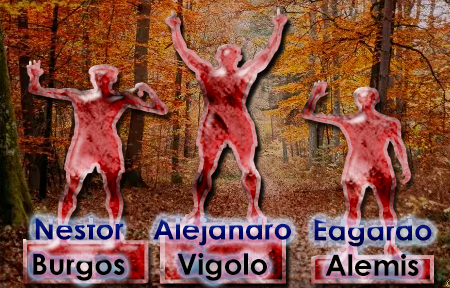
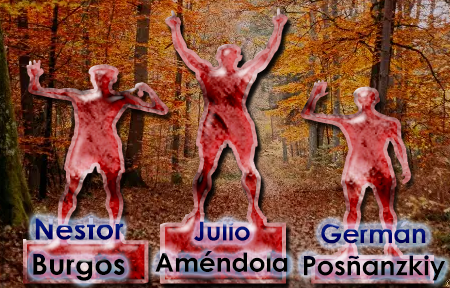
Comparing the layer stacks of the two w=450, h=288 images. Changes:
renamed "Edgardo Alemis" to "Germán Posñanzkiy", painted on it over [304, 219, 445, 281]
renamed "Alejandro Vigolo" to "Julio Améndola", painted on it over [153, 217, 291, 281]
